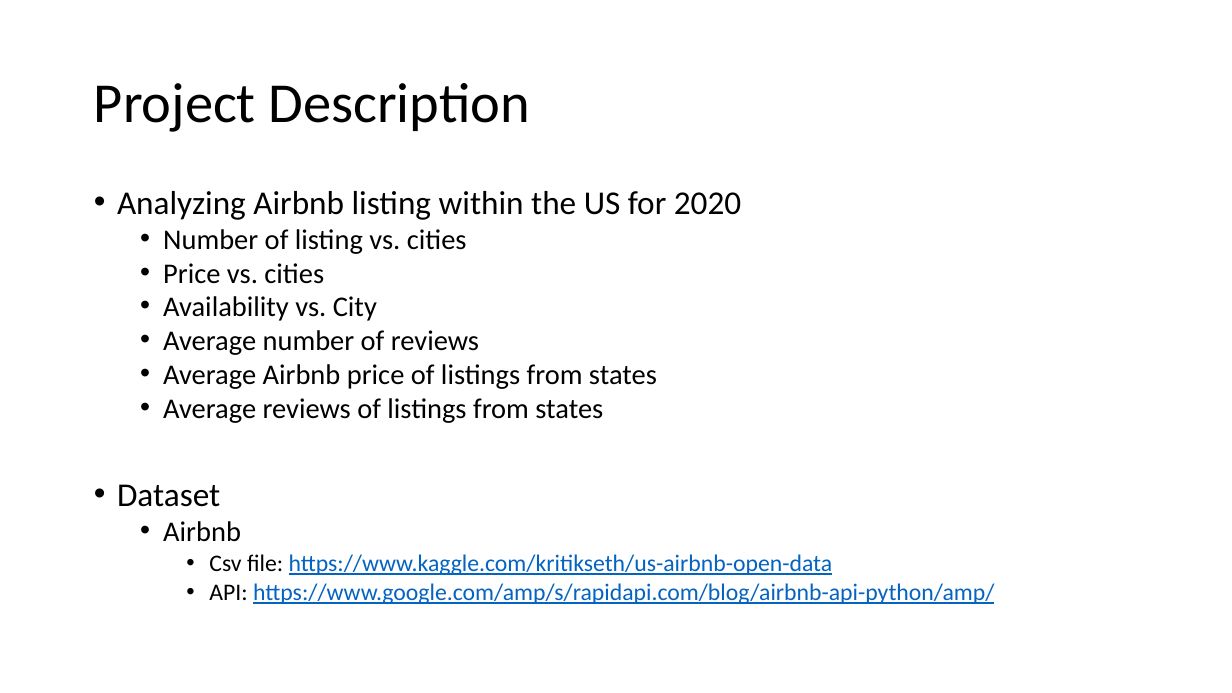
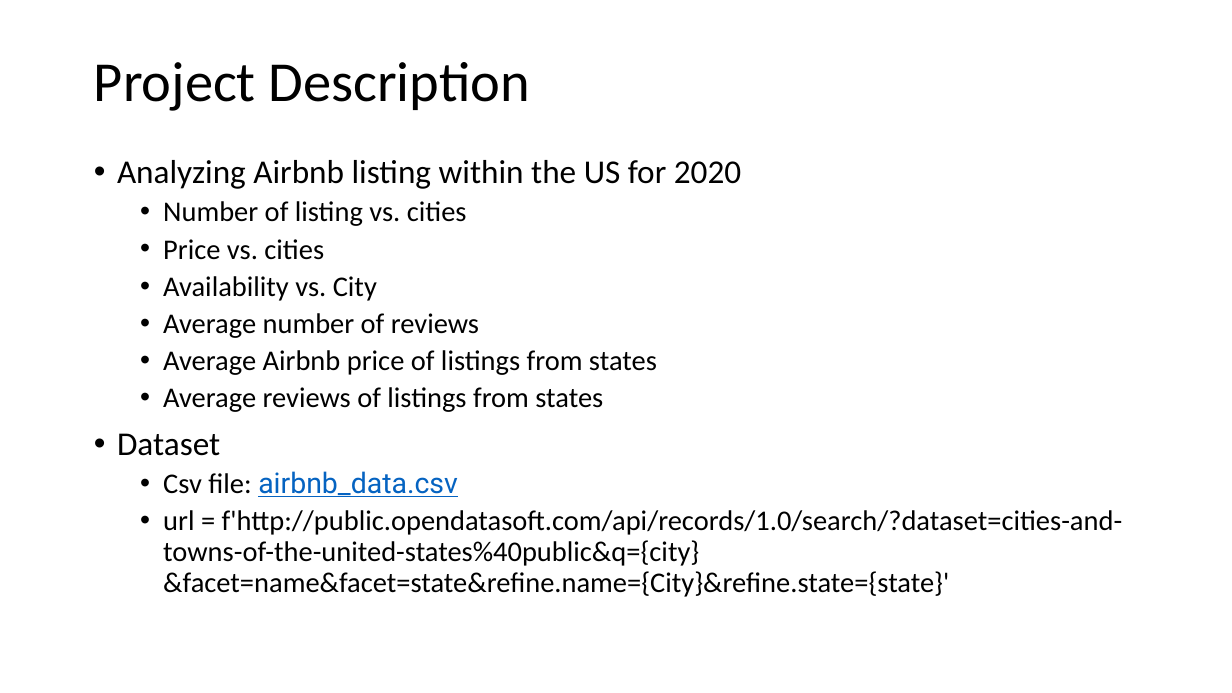
Before and after one commit to marieprosper77/Project1_Diplodocus_2, a slide deck: slide 4 of Diplodocus Team.pptx (slide 2 before the commit). Drawn at 1232x693 pixels with LibreOffice and Linux fonts; fonts in the diff are those of the drawing. Boxes give left, top, right and bottom in pixels: in the first picture for what was removed or moved away, otherwise in the second. Text is boxed around its words. In the diff, an @@ line names an element or a change of style, - is before the commit and + after.

Commit message:
presentation file update

```diff
--- a/Diplodocus Team.pptx
+++ b/Diplodocus Team.pptx
@@ title "Project Description": place and size @@
-title "Project Description" at (94, 83, 531, 132)
+title "Project Description" at (94, 62, 531, 111)
@@ text "Analyzing Airbnb listing within the ...": place and size @@
-text "Analyzing Airbnb listing within the ..." at (117, 191, 994, 604)
+text "Analyzing Airbnb listing within the ..." at (117, 160, 1123, 597)
@@ text at (117, 160, 741, 456): line spacing 0.8 to 0.9 @@
@@ text at (163, 471, 1123, 597): text changed; size 18.5 to 22.2 pt; text colour #0563C1 to #000000 @@
-  • Airbnb
-    • Csv file: https://www.kaggle.com/kritikseth/us-airbnb-open-data
-    • API: https://www.google.com/amp/s/rapidapi.com/blog/airbnb-api-python/amp/
+  • Csv file: airbnb_data.csv
+  • url = f'http://public.opendatasoft.com/api/records/1.0/search/?dataset=cities-and-towns-of-the-united-states%40public&q={city}&facet=name&facet=state&refine.name={City}&refine.state={state}'
```
Also in this commit, not shown: 1 other slide changed, 3 slides added, 3 slides removed, 1 other file.
